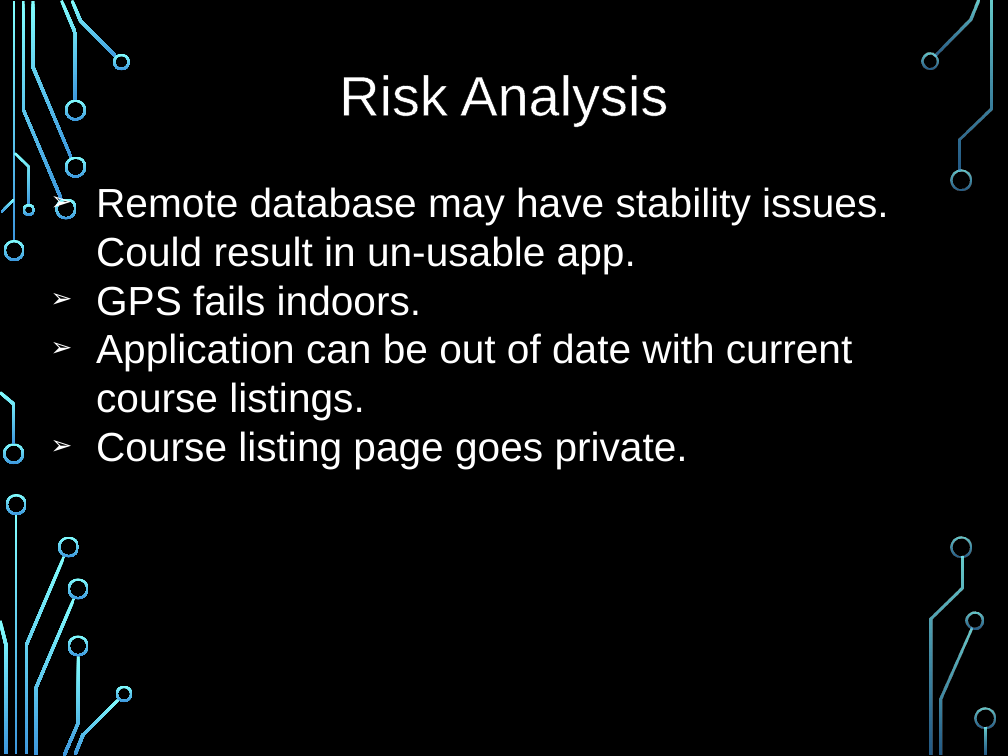
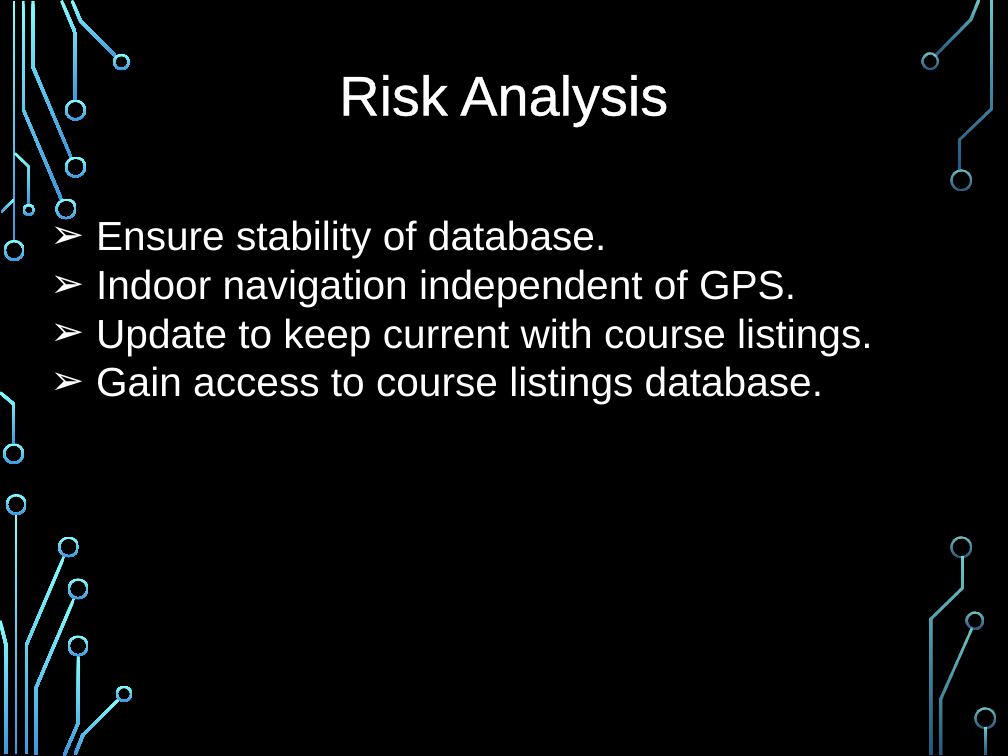
Before and after one commit to jaap15/UAH_APP, a slide deck: slide 13 of CPE495 Slides.pptx (slide 11 before the commit). Drawn at 1008x756 pixels with LibreOffice and Linux fonts; fonts in the diff are those of the drawing; background and template pictures are left out. Boxes give left, top, right and bottom in pixels: in the first picture for what was removed or moved away, otherwise in the second. Text is boxed around its words. In the diff, an @@ line names an element or a change of style, - is before the commit and + after.

```diff
--- a/CPE495 Slides.pptx
+++ b/CPE495 Slides.pptx
@@ text "Risk Analysis" at [339, 75, 668, 125]: letter outline #000000 0.75 pt to #FFFFFF 0.75 pt @@
@@ text at [96, 220, 872, 404]: text changed @@
-➢ Remote database may have stability issues. Could result in un-usable app.
-➢ GPS fails indoors.
-➢ Application can be out of date with current course listings.
-➢ Course listing page goes private.
+➢ Ensure stability of database.
+➢ Indoor navigation independent of GPS.
+➢ Update to keep current with course listings.
+➢ Gain access to course listings database.
```
Also in this commit, not shown: 17 other slides changed, 3 slides added, 4 slides removed.
